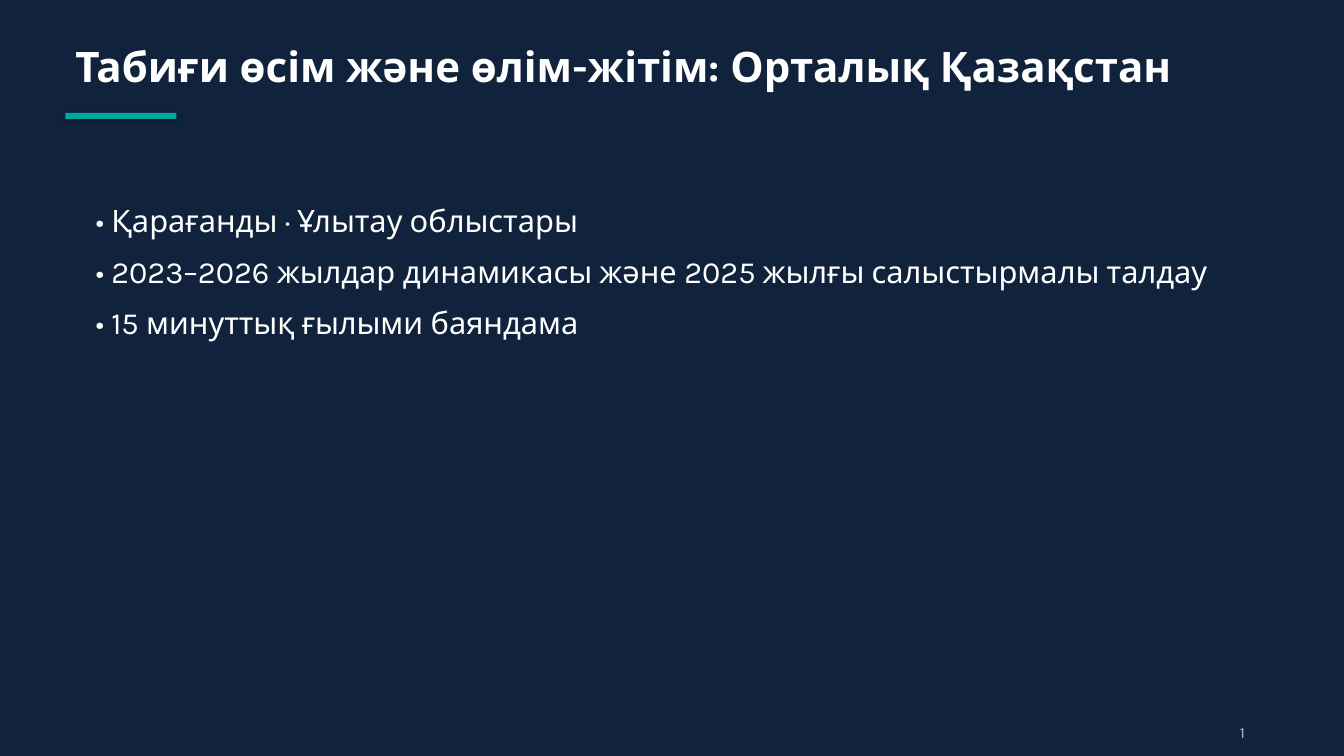
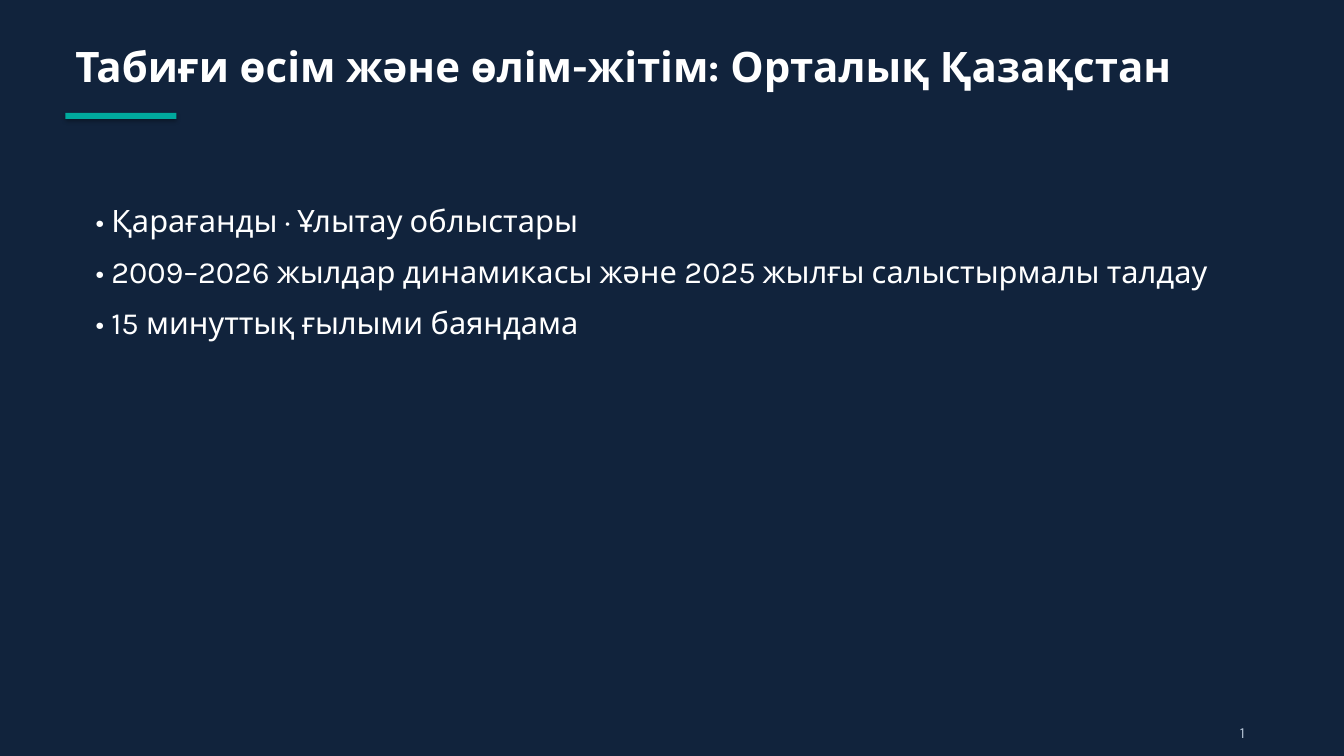
Before and after one commit to aizhanzhansarbaeva-ai/test, a slide deck: slide 1 of presentation/Табиғи_өсім_Орталық_Қазақстан_2025.pptx. Drawn at 1344x756 pixels with LibreOffice and Linux fonts; fonts in the diff are those of the drawing. Boxes give left, top, right and bottom in pixels: in the first picture for what was removed or moved away, otherwise in the second. Text is boxed around its words. In the diff, an @@ line names an element or a change of style, - is before the commit and + after.

```diff
--- a/presentation/Табиғи_өсім_Орталық_Қазақстан_2025.pptx
+++ b/presentation/Табиғи_өсім_Орталық_Қазақстан_2025.pptx
@@ text at (111,263,1208,291): text changed @@
-• 2023–2026 жылдар динамикасы және 2025 жылғы салыстырмалы талдау
+• 2009–2026 жылдар динамикасы және 2025 жылғы салыстырмалы талдау
```
Also in this commit, not shown: 6 other slides changed, 1 slide added.
